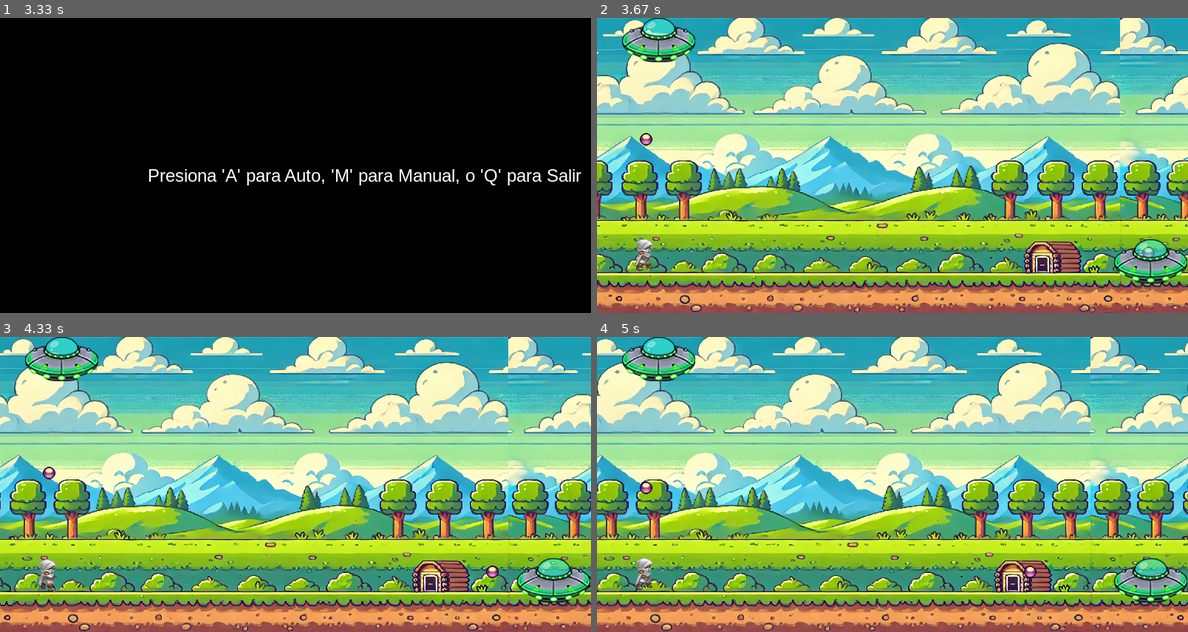
Above: before the commit, frames 1-4 (two rows, left to right).
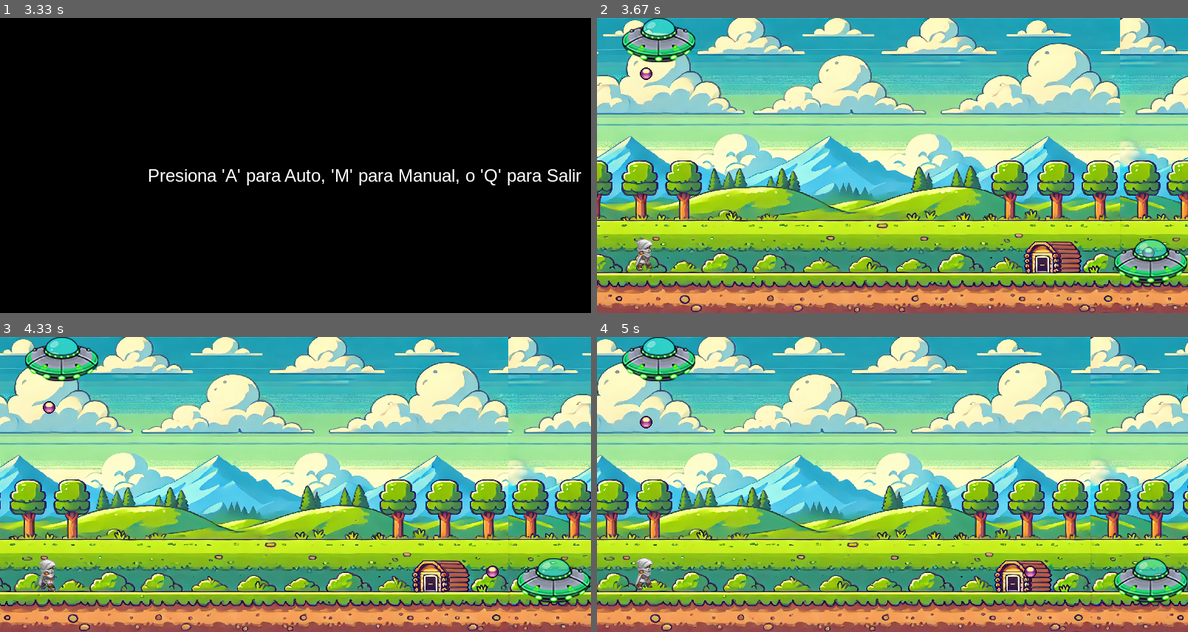
Above: after the commit, the same moments.

Repository: DonCarlosD/ActividadesIA
Game: pygame game, started from pygamesc/game.py
Two runs of this game, one before a commit and one after it. Both use one fixed random seed, a clock stepped at 60 frames per second and the inputs below.
Inputs:
- Up to frame 1 (3.33 s): tap A at 0.33, 0.67 s
- Up to frame 2 (3.67 s): tap A at 3.57 s
- Up to frame 3 (4.33 s): no input
- Up to frame 4 (5 s): no input

Frame 1 is identical in both runs. In frame 2, 0.1% of the frame differs, in the area x 7-10%, y 16-44%; in frame 3, 0.1%; in frame 4, 0.1%.

Commit message:
Reiniciar la pelotita lanzada desde la nave de arriba al reiniciar el juego

Diff:
--- a/pygamesc/game.py
+++ b/pygamesc/game.py
@@ -241,6 +241,8 @@
 # Función para reiniciar el juego tras la colisión
 def reiniciar_juego():
     global menu_activo, jugador, bala, nave, bala_disparada, salto, en_suelo
+    global pelota_nave, velocidad_pelota_nave, pelota_en_caida, nave_arriba  # <-- agrega estas variables
+
     menu_activo = True  # Activar de nuevo el menú
     jugador.x, jugador.y = 50, h - 100  # Reiniciar posición del jugador
     bala.x = w - 50  # Reiniciar posición de la bala
@@ -248,6 +250,13 @@
     bala_disparada = False
     salto = False
     en_suelo = True
+
+    # Reiniciar la pelotita de la nave de arriba
+    pelota_nave.x = nave_arriba.x + (nave_arriba.width // 2) - 8
+    pelota_nave.y = nave_arriba.y + nave_arriba.height
+    velocidad_pelota_nave = gravedad
+    pelota_en_caida = False
+
     # Mostrar los datos recopilados hasta el momento
     print("Datos recopilados para el modelo: ", datos_modelo)
     mostrar_menu()  # Mostrar el menú de nuevo para seleccionar modo
